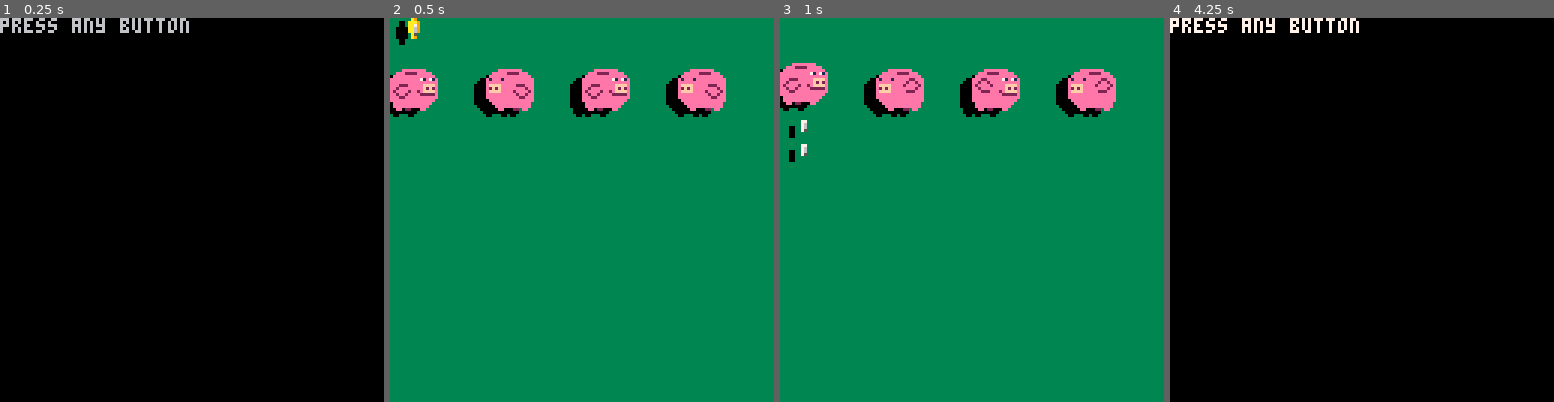
Above: before the commit, frames 1-4 (left to right).
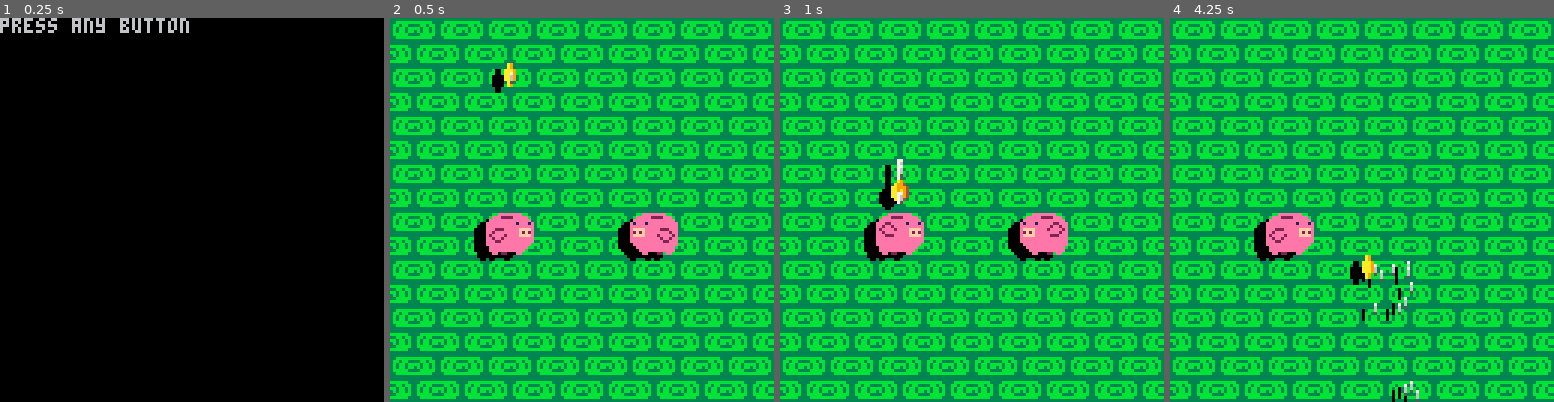
Above: after the commit, the same moments.

Repository: combo-man/piglypenthouse
Game: PICO-8 cartridge coin.p8
Two runs of this game, one before a commit and one after it. Both use one fixed random seed, a clock stepped at 60 frames per second and the inputs below.
Inputs:
- Up to frame 1 (0.25 s): no input
- Up to frame 2 (0.5 s): tap X (X key) at 0.33 s
- Up to frame 3 (1 s): no input
- Up to frame 4 (4.25 s): tap X (X key) at 1.07, 1.85, 2.97, 4.08 s; hold Right 1.6-2.1 s; hold Right 2.47-3.03 s; hold Left 3.08-3.58 s; hold Right from 4.02 s (still down)

Frame 1 is identical in both runs. In frame 2, 52% of the frame differs, in the area x 0-100%, y 0-100%; in frame 3, 53%; in frame 4, 99%.

Commit message:
WOOOOOOOOO

Diff:
--- a/coin.p8
+++ b/coin.p8
@@ -48,11 +48,13 @@
 //utils////////////////////////////
 
 function end_game()
-   cur_state = game_states.over
+   load_level(cur_level)
+   --cur_state = game_states.over
 end
 
 function win_level()
-   end_game()
+   cur_level += 1
+   load_level(cur_level)
 end
 
 function cpy(obj)
@@ -114,7 +116,11 @@
 //methods////////////////////////////
 function ctrl_coin(coin)
    if coin.y >= 128 then
-      end_game()
+      if objs.pig_count <= 0 then
+         win_level()
+      else
+         end_game()
+      end
    end
    if clock % 8 == 0 then
       add(objs,clone(min_coin,{x=coin.x,y=coin.y,dx=coin.dx*.5,dy=coin.dy*.5}))
@@ -126,6 +132,20 @@
       coin.dx += coin.mv
    end
    if btnp(5) and coin.jump then
+      if btn(0) then
+         if coin.dx < 0 then
+            coin.dx = min(-coin.jmove,coin.dx)
+         else
+            coin.dx = -coin.jmove
+         end
+      end
+      if btn(1) then
+         if coin.dy > 0 then
+            coin.dx = max(coin.jmove,coin.dx)
+         else
+            coin.dx = coin.jmove
+         end
+      end
       coin.dy = coin.jspeed
       coin.jump = false
       rand_coins(coin)
@@ -202,6 +222,14 @@
    end
 end
 
+function angry_pig_fire(pig)
+   pig_fire(pig)
+   if pig.dead then
+      objs.pig_count += 1
+      add(objs,clone(pig,{dead=false,sprite=1,act=pig_fire}))
+   end
+end
+
 //prototypes///////////////////////
 cam = {
    x = 0,
@@ -216,13 +244,14 @@
    id = 'coin',
 	x = 0,
    dx = 0,
-   rx = .98,
+   rx = .985,
 	y = 0,
    dy = -1,
    ry = .98,
    r = 4,
-   mv = .05,
+   mv = 0,
    jump = true,
+   jmove = 1,
    jspeed = -2,
    fys = true,
    kin = true,
@@ -254,25 +283,20 @@
    dy = 0,
    ry = 1,
    r = 8,
-   aim_x = 0,
-   aim_y = -1,
+   aim_x = sqrt(2)/2,
+   aim_y = -sqrt(2)/2,
    act = pig_fire,
    fspeed = 2,
    catch = pig_catch
 }
 
-ur_pig = clone(pig,{aim_x = sqrt(2)/2,aim_y=-sqrt(2)/2})
-ul_pig = clone(pig,{flipx=true,aim_x = -sqrt(2)/2,aim_y=-sqrt(2)/2})
-dl_pig = clone(pig,{sprite=35,aim_x = -sqrt(2)/2,aim_y=sqrt(2)/2})
-dr_pig = clone(pig,{sprite=37,aim_x = sqrt(2)/2,aim_y=sqrt(2)/2})
-u_pig = clone(pig,{sprite=1,aim_x = 0,aim_y=-1})
-l_pig = clone(pig,{sprite=11,aim_x = -1,aim_y=0})
-d_pig = clone(pig,{sprite=7,aim_x = 0,aim_y=1})
 r_pig = cpy(pig)
-
-pig_lut = {r_pig, l_pig, u_pig, d_pig, ur_pig, dr_pig, dl_pig, ul_pig}
-
-ur_fall_pig = clone(ur_pig,{sprite=3,catch=fall_catch})
+l_pig = clone(r_pig,{aim_x = -sqrt(2)/2,flipx=true})
+
+r_fall_pig = clone(r_pig,{sprite=3,catch=fall_catch})
+l_fall_pig = clone(l_pig,{sprite=3,catch=fall_catch})
+r_angry_pig = clone(r_pig,{sprite=7,act=angry_pig_fire})
+l_angry_pig = clone(l_pig,{sprite=7,act=angry_pig_fire})
 //drawing//////////////////////////////////////
 
 function aim_cam(cam,obj,bias)
@@ -305,6 +329,14 @@
    spr(ws,pig.x-pig.r+wx,pig.y-pig.r+offy+wy,1,1,pig.flipx)
 end
 
+function bg_draw()
+   for x=0,7 do
+      for y=0,7 do
+         spr(78,x*16,y*16,2,2)
+      end
+   end
+end
+
 function draw_menu()
    cls(0)
    print('press any button')
@@ -318,6 +350,7 @@
 
 function draw_game()
    cls(3)
+   bg_draw()
    camera(4,-2)
    for i=1,15 do
       pal(i,0)
@@ -360,9 +393,6 @@
          del(objs,obj)
       end
    end
-   if objs.pig_count <= 0 then
-      win_level()
-   end
 end
 
 function update_menu()
@@ -375,6 +405,12 @@
 function update_over()
    if btnp(5) then
       cur_state = game_states.menu
+   end
+end
+
+function update_start()
+   if btnp(5) then
+      cur_state = game_states.run
    end
 end
 
@@ -394,7 +430,7 @@
 }
 
 do
-load_lut = {r_pig, l_pig, u_pig, d_pig, ur_pig, dr_pig, dl_pig, ul_pig, block, coin,ur_fall_pig}
+load_lut = {r_pig, l_pig,r_fall_pig,l_fall_pig,r_angry_pig,l_angry_pig,coin}
 function load_level(lvl)
    objs = {}
    objs.pig_count = 0
@@ -465,14 +501,14 @@
 0200002008888888888880000eeeeeeeeeeeee000000000000f00000000000000000000000000000000000000000000000000000000000000000000000000000
 00200200008802200088000000eeeeeeeeeee0000000000000000000000000000000000000000000000000000000000000000000000000000000000000000000
 0002200000000000000000000000eeeeeeee00000000000000000000000000000000000000000000000000000000000000000000000000000000000000000000
-0000000000000000000aa000000000000000aaaa0000000000000000aaaa00003bbbbbbb00aaaa00000033330000000000000000000000003333333333333333
-00000a0000a0000000aaaa00000aa00000000aaa00a0000000000a00aaa00000b333333b0a9999900000033300000000000000000000000033bbbbbbbbbbbb33
-00000aa00aa000000aaaaaa0000000000000a0aa0a0a00000000a0a0aa0a0000b3bbbbb3a99aaa94000030330000000000000000000000003bb3bb3333bb3bb3
-0a0a0aaaaaa0a0a000000000000aa000000a0a0a00a0a000000a0a00a0a0a000b3bbbbb3a99a9994000303030000000000000000000000003b3bb3bbbb3bb3b3
-0a0a0aaaaaa0a0a0000aa0000000000000a0a000000a0a0aa0a0a000000a0a00b3bbbbb3a99a9994003030000000000000000000000000003b3bb3bb3b3bb3b3
-00000aa00aa00000000000000aaaaaa00a0a00000000a0aaaa0a00000000a0a0b3bbbbb3a99a9994030300000000000000000000000000003bbbbb3333bbbbb3
-00000a0000a00000000aa00000aaaa0000a0000000000aaaaaa0000000000a00b3bbbbb3049999400030000000000000000000000000000033bbbbbbbbbbbb33
-000000000000000000000000000aa000000000000000aaaaaaaa000000000000bb33333300444400000000000000000000000000000000003333333333333333
+00000000000000000000000000000000000000000000000000aaaa00aaaa00003bbbbbbb00aaaa00000033330000000000000000000000003333333333333333
+00000a0000a00000000003000030000000000800008000000a999990aaa00000b333333b0a9999900000033300000000000000000000000033bbbbbbbbbbbb33
+00000aa00aa0000000000330033000000000088008800000a99aaa94aa0a0000b3bbbbb3a99aaa94000030330000000000000000000000003bb3bb3333bb3bb3
+0a0a0aaaaaa0a0a003030333333030300808088888808080a99a9994a0a0a000b3bbbbb3a99a9994000303030000000000000000000000003b3bb3bbbb3bb3b3
+0a0a0aaaaaa0a0a003030333333030300808088888808080a99a9994000a0a00b3bbbbb3a99a9994003030000000000000000000000000003b3bb3bb3b3bb3b3
+00000aa00aa0000000000330033000000000088008800000a99a99940000a0a0b3bbbbb3a99a9994030300000000000000000000000000003bbbbb3333bbbbb3
+00000a0000a00000000003000030000000000800008000000499994000000a00b3bbbbb3049999400030000000000000000000000000000033bbbbbbbbbbbb33
+0000000000000000000000000000000000000000000000000044440000000000bb33333300444400000000000000000000000000000000003333333333333333
 00000000000000000000000000000000000000000000000000000000000000000000000000000000000000000000000000000000000000003333333333333333
 0000000000000000000000000000000000000000000000000000000000000000000000000000000000000000000000000000000000000000bbbbbb3333bbbbbb
 000000000000000000000000000000000000000000000000000000000000000000000000000000000000000000000000000000000000000033bb3bb33bb3bb33
@@ -561,14 +597,14 @@
 00000000000000000000000000000000000000000000000000000000000000000000000000000000000000000000000000000000000000000000000000000000
 a1e1e1e1e1e1e1e1e1e1e1e1e1e1e191000000000000000000000000000000000000000000000000000000000000000000000000000000000000000000000000
 __map__
-49000000000000000000000000000000000000000000000000000000000000000000000000000000000000000000000000000000000074706d7100000000000000000000000000000000000000000000000000000000000000000000000000000000000000000000000000000000000000000000000000000000000000000000
-4a0047004a004700000000000000000000000000000000000000000000000000000000000000000000000000000000000000000000747068656d71000000000000000000000000000000000000000000000000000000000000000000000000000000000000000000000000000000000000000000000000000000000000000000
-000000000000000000000000000000000000000000000000000000000000000000000000000000000000000000000000000000007470685e5b656d710000000000000000000000000000000000000000000000000000000000000000000000000000000000000000000000000000000000000000000000000000000000000000
-0000000000000000000000000000000000000000000000000000000000000000000000000000000000000000000000000000007470685e56535b656d7100000000000000000000000000000000000000000000000000000000000000000000000000000000000000000000000000000000000000000000000000000000000000
-000000000000000000000000000000000000000000000000000000000000000000000000000000000000000000000000000000767b000000000000000077000000000000000000000000000000000000000000000000000000000000000000000000000000000000000000000000000000000000000000000000000000000000
-0000000000000000000000000000000000000000000000000000000000000000000000000000000000000000000000000000007068000000000000000071000000000000000000000000000000000000000000000000000000000000000000000000000000000000000000000000000000000000000000000000000000000000
-0000000000000000000000000000000000000000000000000000000000000000000000000000000000000000000000000000006c6000000000000000006d710000000000000000000000000000000000000000000000000000000000000000000000000000000000000000000000000000000000000000000000000000000000
-000000000000000000000000000000000000000000000000000000000000000000000000000000000000000000000000000000645e0000000000000000696d7100000000000000000000000000000000000000000000000000000000000000000000000000000000000000000000000000000000000000000000000000000000
+00005353005300000000000000000000000000000000000000000000000000000000000000000000000000000000000000000000000074706d7100000000000000000000000000000000000000004600000000000000000000000000000000000000000000000000000000000000000000000000000000000000000000000000
+5353465353535300000000000000000000000000460000000000000000004600000000460000000000000000000000000046000000747068656d71000000000000000000000000000000004200004300000000000000000000000000000000000000000000000000000000000000000000000000000000000000000000000000
+00004b4b4b0000000000460000000000000000000000000000000000000000000000000000000000000000000000000000400000747068765b656d460000000000000000000000000000000000450000000000000000000000000000000000000000000000000000000000000000000000000000000000000000000000000000
+000000004b4b0000000000000000000000000000410000000000000000000000000000400000000000000000000000410044007470457656535b656d7100000000000000000000000000000000000000000000000000000000000000000000000000000000000000000000000000000000000000000000000000000000000000
+004b404b4b41000000004000000000000042000000000000000000000000420000000045000045000000000040000000004400767b450000000000000077000000460000000000000000000000000000000000000000000000000000000000000000000000000000000000000000000000000000000000000000000000000000
+4b4b000000000000000000000000000000000000410000000043000000000000400000000000000000000046000000410042007068430000000000000071000000000000430000410000000000000000000000000000000000000000000000000000000000000000000000000000000000000000000000000000000000000000
+4b4b4b4b4b4b4b4b000000000043000000000000000000000000000000000000400000400000000000000040000041000000006c60000000004242000043430000440000430040000000000000000000000000000000000000000000000000000000000000000000000000000000000000000000000000000000000000000000
+004b0000000000000000000000000000000000000000000000000000410000000000000000000000000000400000000000000064760041000000000000696d7100000000400000000000000000000000000000000000000000000000000000000000000000000000000000000000000000000000000000000000000000000000
 000000000000000000000000000000000000000000000000000000000000000000000000000000000000000000000000000000000000000000000000006a6e7200000000000000000000000000000000000000000000000000000000000000000000000000000000000000000000000000000000000000000000000000000000
 0000000000000000000000000000000000000000000000000000000000000000000000000000000000000000000000000000000000000000000000000000000000000000000000000000000000000000000000000000000000000000000000000000000000000000000000000000000000000000000000000000000000000000
 0000000000000000000000000000000000000000000000000000000000000000000000000000000000000000000000000000000000000000000000000000000000000000000000000000000000000000000000000000000000000000000000000000000000000000000000000000000000000000000000000000000000000000
